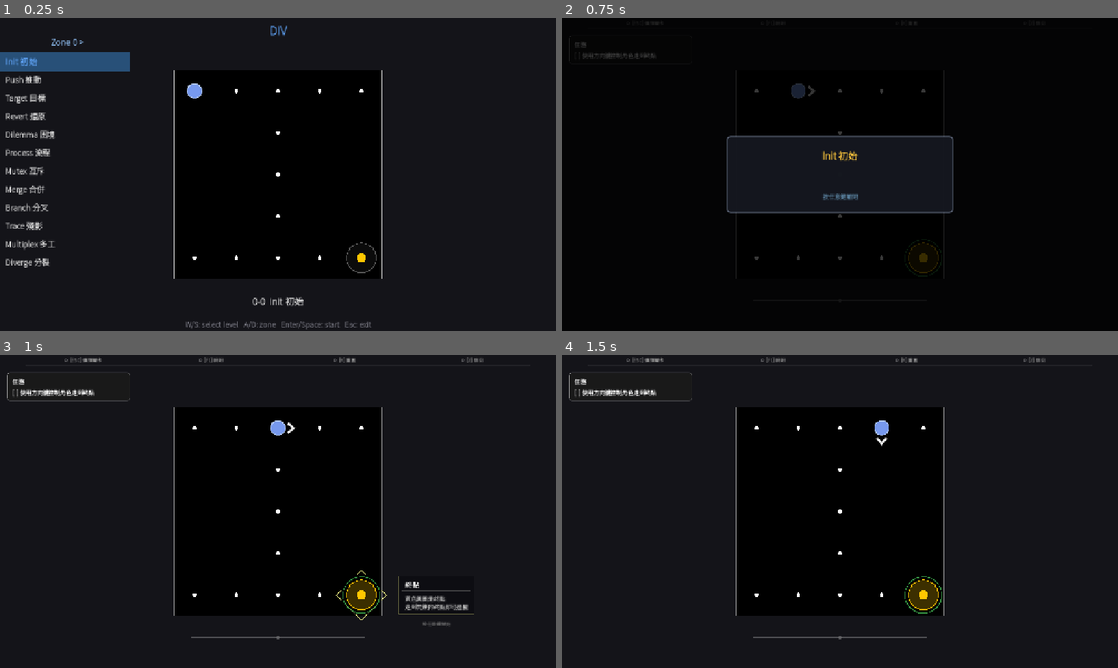
Above: before the commit, frames 1-4 (two rows, left to right).
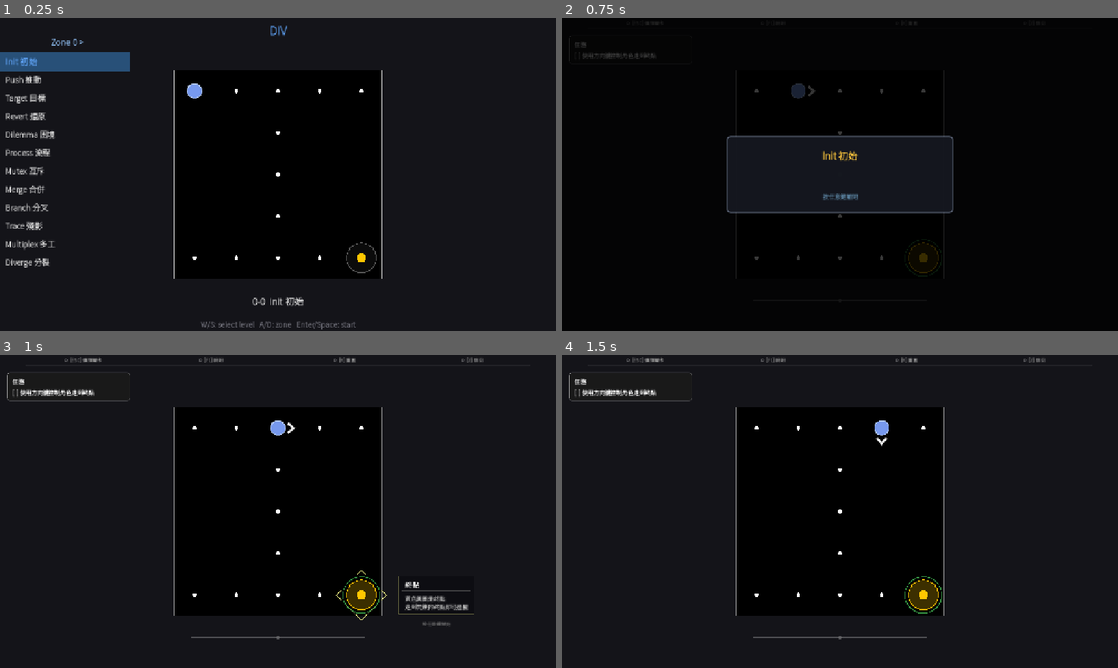
Above: after the commit, the same moments.

Repository: Periodev/DIV
Game: Godot game, scene res://scenes/main.tscn
The game is run twice, just before and just after one commit, with the same random seed, the same clock (stepped at 60 frames per second) and the same inputs.
Inputs:
- Up to frame 1 (0.25 s): no input
- Up to frame 2 (0.75 s): tap Enter at 0.5, 0.6 s; hold D from 0.53 s (still down)
- Up to frame 3 (1 s): keep holding D; tap Space at 0.77 s; tap Keypad Enter at 0.8 s
- Up to frame 4 (1.5 s): tap Space at 1.07 s; release D at 1.28 s; hold S from 1.28 s (still down); tap Keypad Enter at 1.35 s

The runs differ from the first frame. In frame 1, 0.3% of the frame differs, in the area x 33-67%, y 96-100%; in frame 2, nothing differs; in frame 3, nothing differs; in frame 4, nothing differs.

Commit message:
LevelSelect: remove Esc-to-quit keybinding and footer hint
Co-Authored-By: Claude Sonnet 4.6 <noreply@anthropic.com>

Diff:
--- a/godot/scripts/LevelSelect.gd
+++ b/godot/scripts/LevelSelect.gd
@@ -66,8 +66,6 @@
 		return
 
 	match ke.keycode:
-		KEY_ESCAPE:
-			get_tree().quit()
 		KEY_LEFT, KEY_A:
 			_switch_zone(-1)
 		KEY_RIGHT, KEY_D:
@@ -90,7 +88,7 @@
 	_draw_text_td("DIV", w * 0.5, TITLE_CY, TITLE_C, 27, HORIZONTAL_ALIGNMENT_CENTER, true)
 	_draw_panel()
 
-	var footer: String = "W/S: select level   A/D: zone   Enter/Space: start   Esc: exit"
+	var footer: String = "W/S: select level   A/D: zone   Enter/Space: start"
 	_draw_text_td(footer, w * 0.5, FOOTER_CY, MUTED_C, 17, HORIZONTAL_ALIGNMENT_CENTER, true)
 	_draw_preview_label()
 
